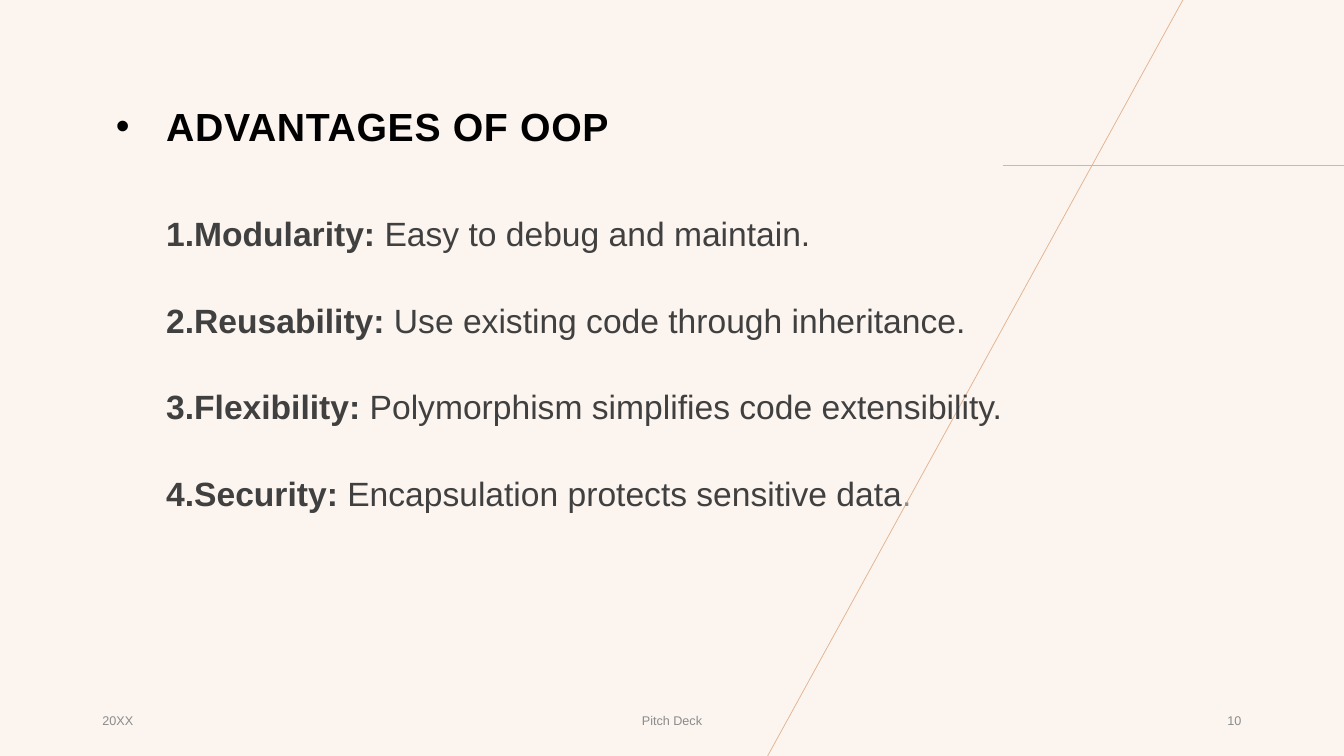
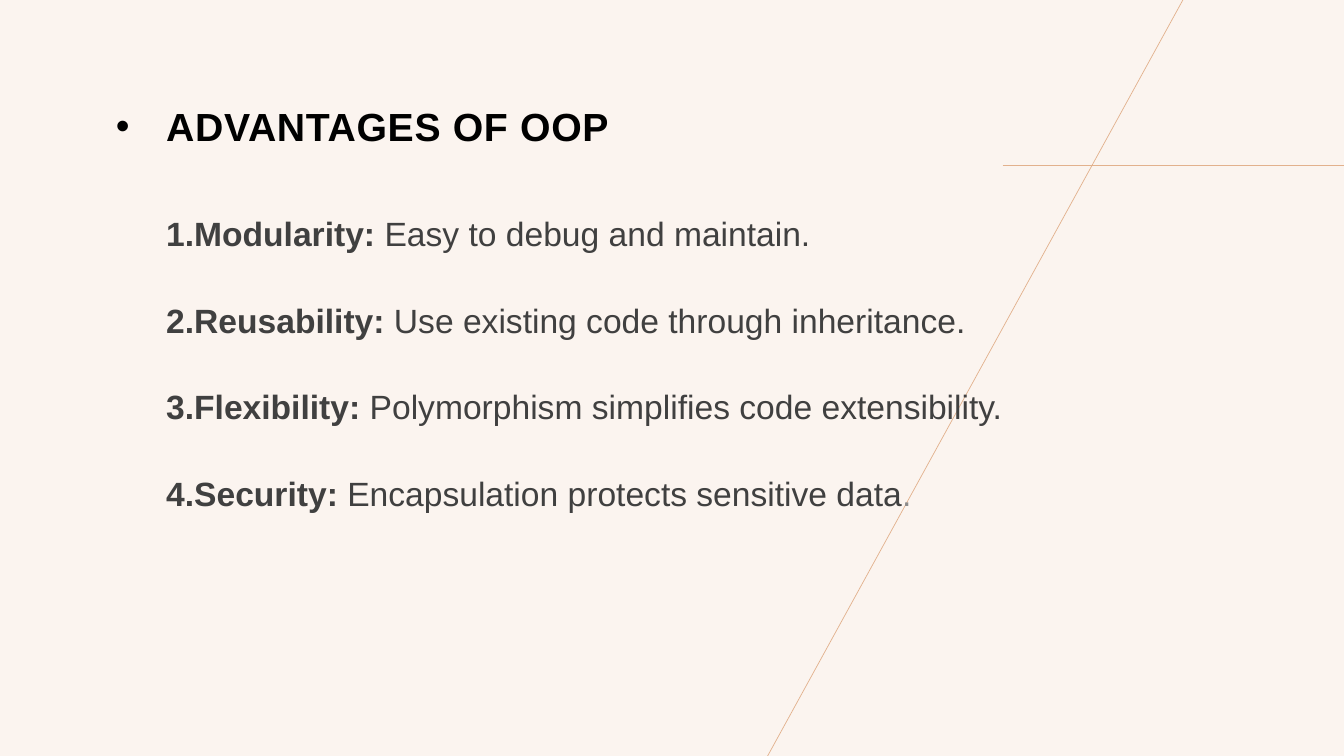
Before and after one commit to PratikshaRDatir/Presentation, a slide deck: slide 11 of Object-Oriented Programming in Java.pptx (slide 10 before the commit). Drawn at 1344x756 pixels with LibreOffice and Linux fonts; fonts in the diff are those of the drawing. Boxes give left, top, right and bottom in pixels: in the first picture for what was removed or moved away, otherwise in the second. Text is boxed around its words. In the diff, an @@ line names an element or a change of style, - is before the commit and + after.

```diff
--- a/Object-Oriented Programming in Java.pptx
+++ b/Object-Oriented Programming in Java.pptx
@@ text removed at box(102, 716, 133, 725) @@
-20XX
@@ text removed at box(642, 716, 702, 725) @@
-Pitch Deck
@@ page number removed at box(1227, 716, 1241, 725) @@
-10
```
Also in this commit, not shown: 9 other slides changed, 3 slides added, 1 slide removed.
